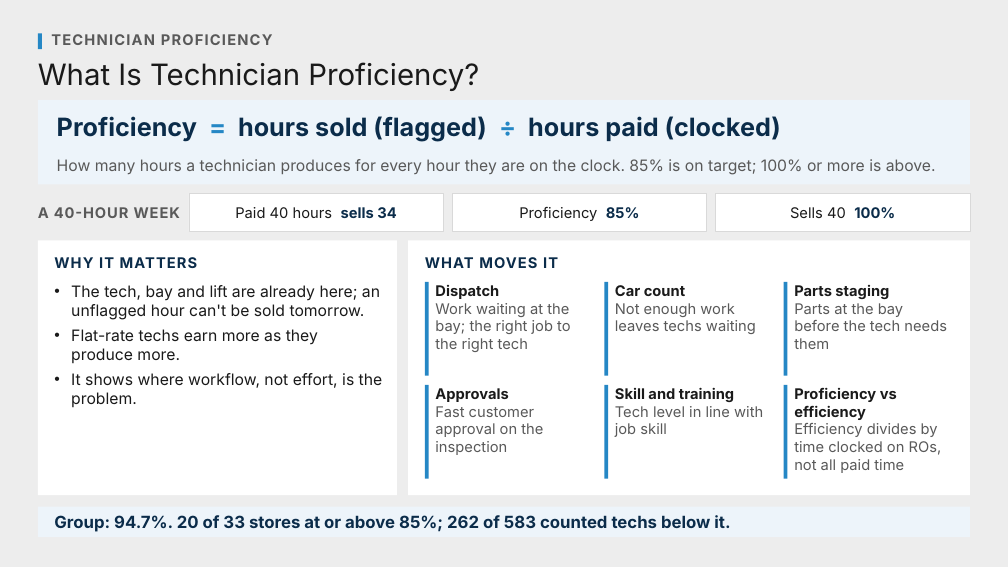
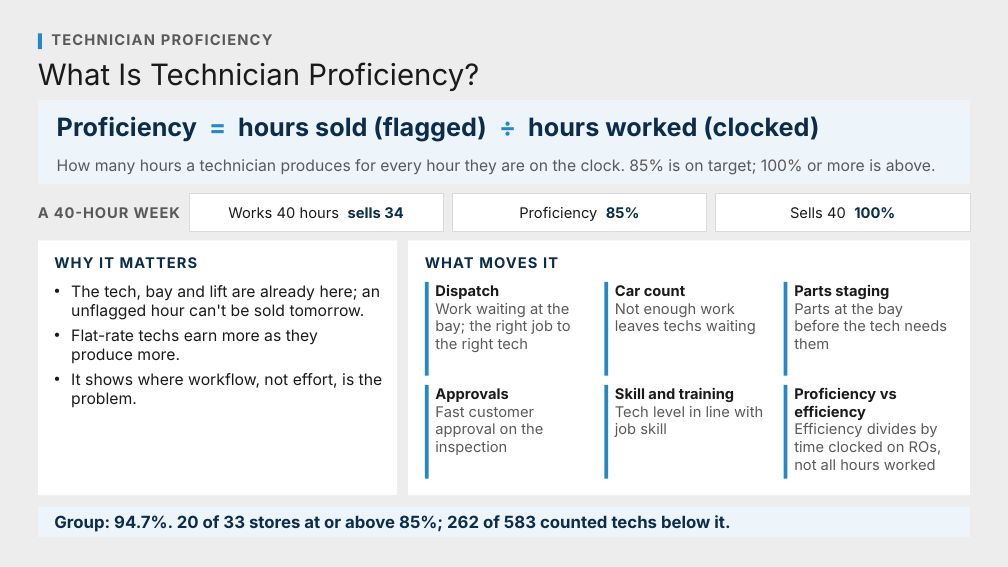
Before and after one commit to Ndresner/Noah, a slide deck: slide 135 of day2-deck/decks/Fixed Ops - Day 2 Example Test Deck.pptx. Drawn at 1008x567 pixels with LibreOffice and Linux fonts; fonts in the diff are those of the drawing. Boxes give left, top, right and bottom in pixels: in the first picture for what was removed or moved away, otherwise in the second. Text is boxed around its words. In the diff, an @@ line names an element or a change of style, - is before the commit and + after.

```diff
--- a/day2-deck/decks/Fixed Ops - Day 2 Example Test Deck.pptx
+++ b/day2-deck/decks/Fixed Ops - Day 2 Example Test Deck.pptx
@@ text at <box>57,116,819,141</box>: text changed @@
-Proficiency = hours sold (flagged) ÷ hours paid (clocked)
+Proficiency = hours sold (flagged) ÷ hours worked (clocked)
@@ text at <box>228,207,403,218</box>: text changed @@
-Paid 40 hours sells 34
+Works 40 hours sells 34
@@ text at <box>794,423,942,470</box>: text changed @@
-Efficiency divides by time clocked on ROs, not all paid time
+Efficiency divides by time clocked on ROs, not all hours worked
```
Also in this commit, not shown: 4 other slides changed, 5 slides removed, 17 other files.
